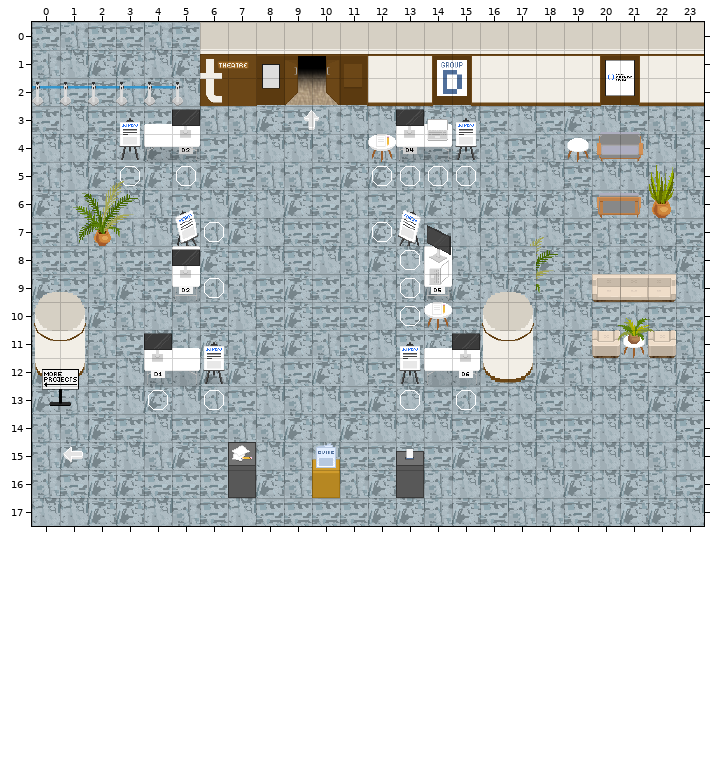
Level history. Tiled map (JSON): maps/UCC_Foyer_4.json. Above is the file before it was changed.
Cells are 32x32 px. Shown: x 0..23, y 0..17. Tiles whose own drawing changed are shown in their newer look in all pictures.
The same view after the edit:
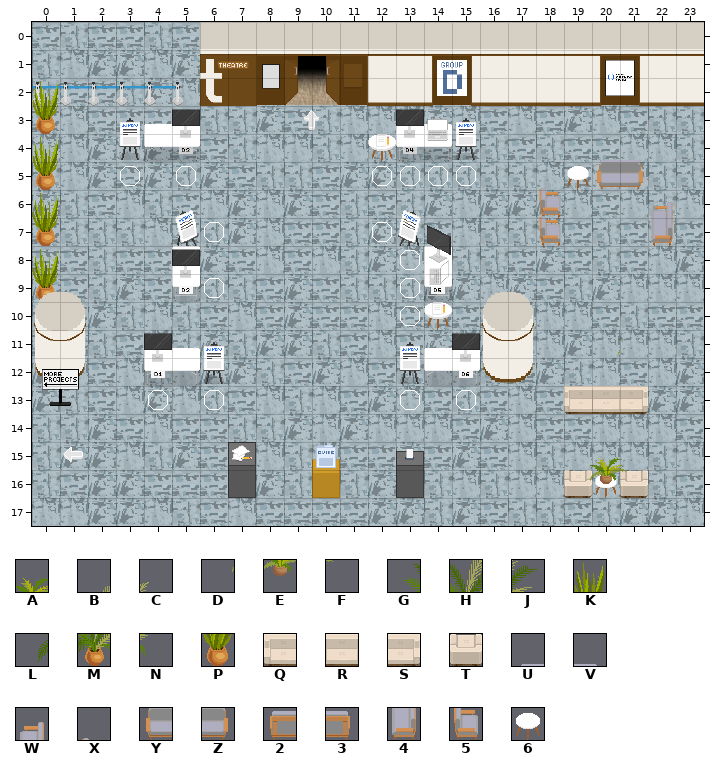
Key: from "WA_Decoration": A 58, B 61, C 62, D 69, E 70, F 71, G 72, H 73, J 74, K 75, L 84, M 85, N 86, P 87; from "WA_Seats": Q 20, R 21, S 22, T 47, U 78, V 79, W 83, X 87, Y 91, Z 92, 2 93, 3 94, 4 96, 5 100; from "WA_Tables": 6 130.
_ is an empty cell.
Diff:
{"where": "layer \"walls\""}
{"y":5,"x":2,"old":"BC","new":"__"}
{"y":6,"x":1,"old":"GHJ","new":"___"}
{"y":7,"x":1,"old":"LMN","new":"___"}
{"where": "layer \"belowFurniture\""}
{"y":9,"x":20,"old":"QRS","new":"___"}
{"where": "layer \"furniture\""}
{"y":4,"x":19,"old":"6YZ","new":"_UV"}
{"y":5,"x":19,"old":"___K","new":"6YZ_"}
{"y":6,"x":18,"old":"_","new":"5"}
{"y":6,"x":20,"old":"23P","new":"__W"}
{"y":7,"x":18,"old":"_","new":"5"}
{"y":7,"x":22,"old":"_","new":"4"}
{"y":11,"x":20,"old":"T6T","new":"___"}
{"y":13,"x":19,"old":"___","new":"QRS"}
{"y":16,"x":19,"old":"___","new":"T6T"}
{"where": "layer \"aboveFurniture\""}
{"y":2,"x":0,"old":"_","new":"K"}
{"y":3,"x":0,"old":"_","new":"P"}
{"y":4,"x":0,"old":"_","new":"K"}
{"y":5,"x":0,"old":"_","new":"P"}
{"y":6,"x":0,"old":"_","new":"K"}
{"y":6,"x":18,"old":"_","new":"X"}
{"y":7,"x":0,"old":"_","new":"P"}
{"y":7,"x":17,"old":"BC","new":"__"}
{"y":8,"x":0,"old":"_","new":"K"}
{"y":8,"x":18,"old":"J","new":"_"}
{"y":9,"x":0,"old":"_","new":"P"}
{"y":9,"x":18,"old":"N","new":"_"}
{"y":10,"x":21,"old":"A","new":"_"}
{"y":11,"x":20,"old":"DEF","new":"___"}
{"y":15,"x":20,"old":"_","new":"A"}
{"y":16,"x":19,"old":"___","new":"DEF"}
{"label":"changed","picture_box":[33,81,138,299]}
{"label":"changed","picture_box":[530,134,676,358]}
{"label":"added","picture_box":[564,386,648,414]}
{"label":"added","picture_box":[564,458,648,498]}
